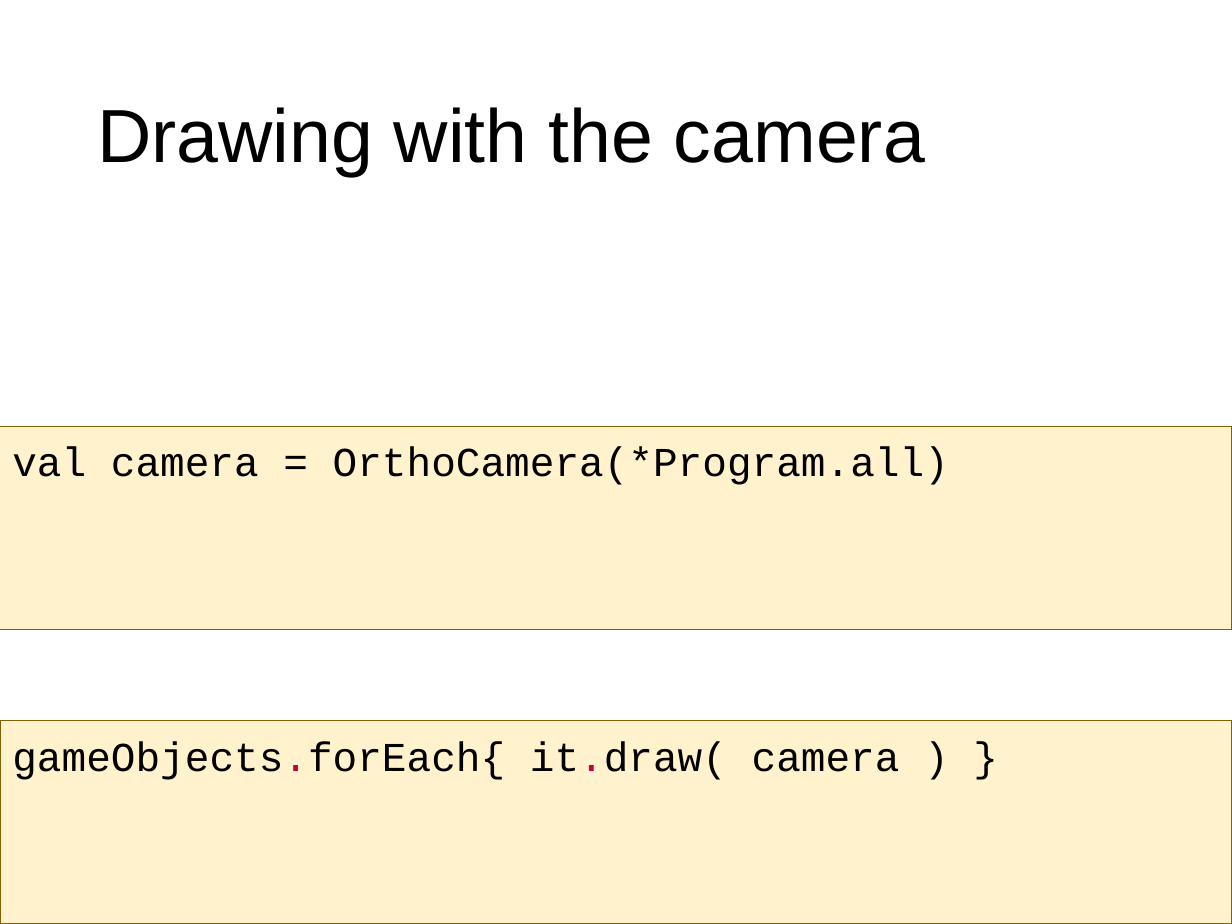
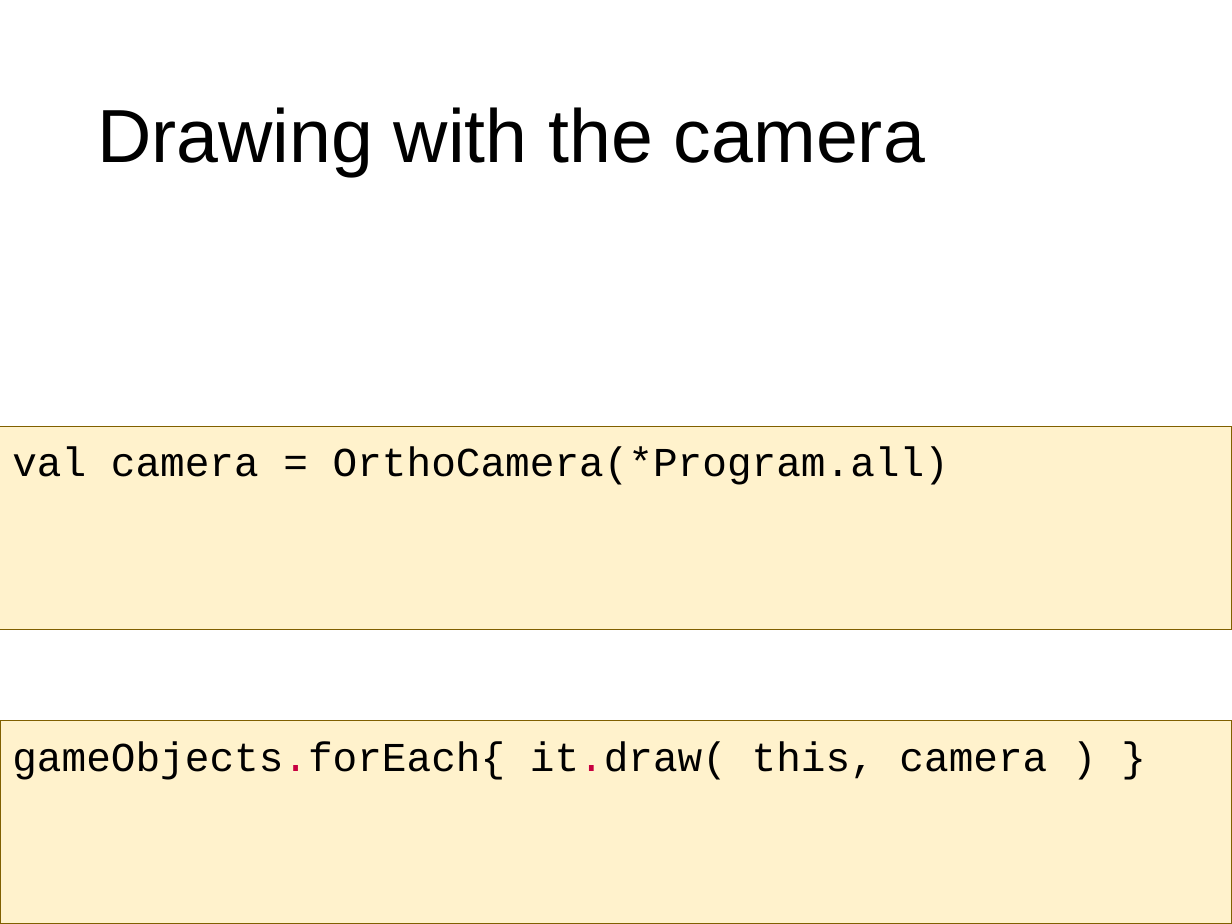
Before and after one commit to szecsi/kogfactory, a slide deck: slide 13 of projects/kog.020.040-ortho/3gre055_2Dcam.pptx. Drawn at 1232x924 pixels with LibreOffice and Linux fonts; fonts in the diff are those of the drawing. Boxes give left, top, right and bottom in pixels: in the first picture for what was removed or moved away, otherwise in the second. Text is boxed around its words. In the diff, an @@ line names an element or a change of style, - is before the commit and + after.

```diff
--- a/projects/kog.020.040-ortho/3gre055_2Dcam.pptx
+++ b/projects/kog.020.040-ortho/3gre055_2Dcam.pptx
@@ text at (12, 741, 1047, 780): text changed @@
-gameObjects.forEach{ it.draw( camera ) }
+gameObjects.forEach{ it.draw( this, camera ) }
```
Also in this commit, not shown: 2 other slides changed, 1 slide removed, 8 other files.
